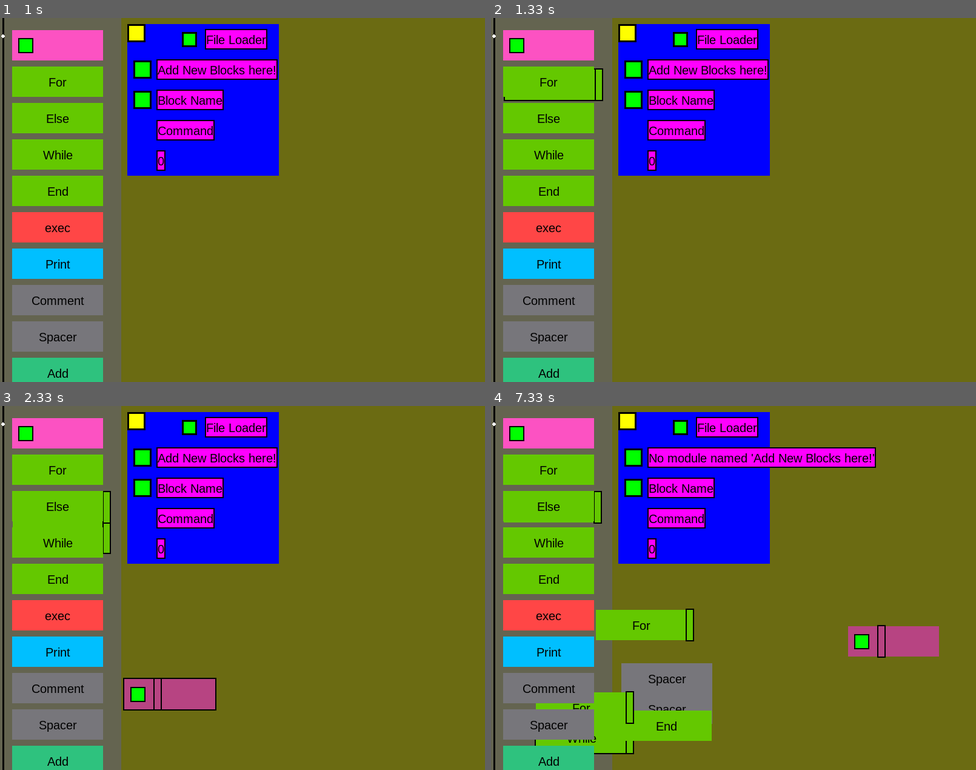
Above: before the commit, frames 1-4 (two rows, left to right).
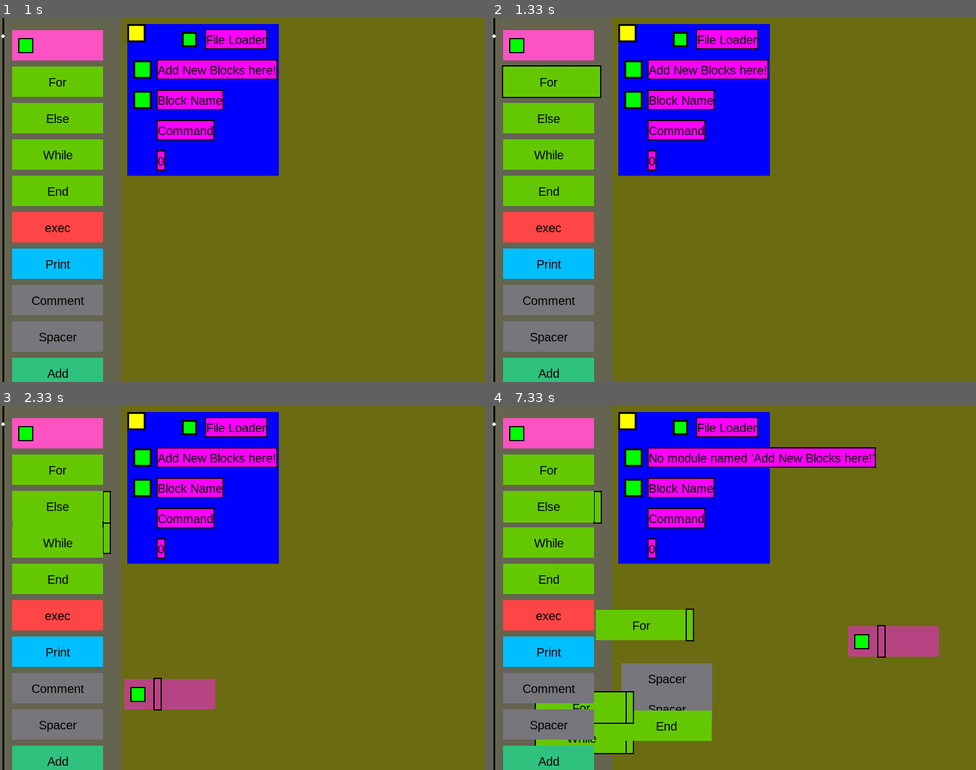
Above: after the commit, the same moments.

Repository: wsadzanie2/PyBlockCode
Game: pygame game, started from main.py
The game is run twice, just before and just after one commit, with the same random seed, the same clock (stepped at 60 frames per second) and the same inputs.
Inputs (mouse positions are in pixels of both pictures, inside the frame that each line leads up to):
- Up to frame 1 (1 s): click (135, 32) at 0.38 s; press the mouse at (223, 39) at 0.7 s; move the mouse to (281, 94) at 0.8 s; release the mouse at (344, 152) at 0.93 s
- Up to frame 2 (1.33 s): click (549, 83) at 1.05 s
- Up to frame 3 (2.33 s): press the mouse at (58, 471) at 1.37 s; move the mouse to (58, 489) at 1.47 s; release the mouse at (58, 507) at 1.6 s; press the mouse at (140, 486) at 1.7 s; move the mouse to (130, 544) at 1.8 s; release the mouse at (126, 602) at 1.93 s; press the mouse at (58, 435) at 2.03 s; move the mouse to (111, 562) at 2.13 s; release the mouse at (169, 693) at 2.27 s
- Up to frame 4 (7.33 s): press the mouse at (549, 580) at 2.37 s; move the mouse to (655, 547) at 2.47 s; release the mouse at (762, 515) at 2.6 s; press the mouse at (651, 547) at 2.7 s; move the mouse to (767, 609) at 2.8 s; release the mouse at (883, 675) at 2.93 s; press the mouse at (626, 420) at 3.03 s; move the mouse to (767, 467) at 3.13 s; release the mouse at (903, 515) at 3.27 s; press the mouse at (549, 726) at 3.37 s; move the mouse to (597, 711) at 3.47 s; release the mouse at (651, 704) at 3.6 s; press the mouse at (660, 693) at 3.7 s; move the mouse to (714, 591) at 3.8 s; release the mouse at (762, 486) at 3.93 s; press the mouse at (762, 515) at 4.03 s; move the mouse to (714, 620) at 4.13 s; release the mouse at (665, 726) at 4.27 s; press the mouse at (680, 486) at 4.37 s; move the mouse to (786, 471) at 4.47 s; release the mouse at (898, 456) at 4.6 s; press the mouse at (762, 486) at 4.7 s; move the mouse to (830, 566) at 4.8 s; release the mouse at (893, 642) at 4.93 s; press the mouse at (665, 755) at 5.03 s; move the mouse to (728, 668) at 5.13 s; release the mouse at (791, 584) at 5.27 s; press the mouse at (549, 471) at 5.37 s; move the mouse to (592, 547) at 5.47 s; release the mouse at (641, 624) at 5.6 s; press the mouse at (626, 420) at 5.7 s; move the mouse to (597, 569) at 5.8 s; release the mouse at (573, 719) at 5.93 s; press the mouse at (549, 726) at 6.03 s; move the mouse to (607, 700) at 6.13 s; release the mouse at (665, 679) at 6.27 s; press the mouse at (791, 584) at 6.37 s; move the mouse to (718, 624) at 6.47 s; release the mouse at (646, 664) at 6.6 s; press the mouse at (631, 456) at 6.7 s; move the mouse to (689, 456) at 6.8 s; release the mouse at (748, 460) at 6.93 s; press the mouse at (549, 537) at 7.03 s; move the mouse to (563, 624) at 7.13 s; release the mouse at (583, 708) at 7.27 s

Frame 1 is identical in both runs. In frame 2, 0.4% of the frame differs, in the area x 2-24%, y 13-23%; in frame 3, 0.2%; in frame 4, less than 0.1%.

Commit message:
Made scroll faster

Diff:
--- a/main.py
+++ b/main.py
@@ -148,7 +148,7 @@
     def __init__(self, x, y, end_x, end_y):
         self.x = x
         self.y = y
-        self.speed = 10
+        self.speed = 20
         self.end_x = end_x
         self.end_y = end_y
         self.scroll_progress = 0
@@ -213,17 +213,19 @@
         screen.blit(self.text_surface, self.text_rect)
 
     def update(self, event):
+        global selected
         if self.rect.y <= 20:
             return
         if event.type == pygame.MOUSEBUTTONDOWN and event.button == 1:
             mouse_poz = pygame.mouse.get_pos()
             if self.rect.collidepoint(mouse_poz) and mouse_poz[1] > 70:
-                CodeBlock(self.rect.x, self.rect.y, self.rect.width, self.rect.height, self.color, self.text, self.command, self.arguments, self.tab_increase)
+                selected = CodeBlock(self.rect.x, self.rect.y, self.rect.width, self.rect.height, self.color, self.text, self.command, self.arguments, self.tab_increase)
+                selected.dragging = True
 
 
 class RunBlock:
     def __init__(self, x, y, width=150, height=50, color=None):
-        blocks.append(self)
+        blocks.insert(0, self)
         if color is None:
             color = random_color()
         self.tabs_increase = 0
@@ -625,7 +627,7 @@
     for event in pygame.event.get():
         menu_block_creator.update(event)
         file_loader.update(event)
-        for block in blocks:
+        for block in blocks.copy():
             block.update(event)
         if event.type == QUIT:
             running = False
